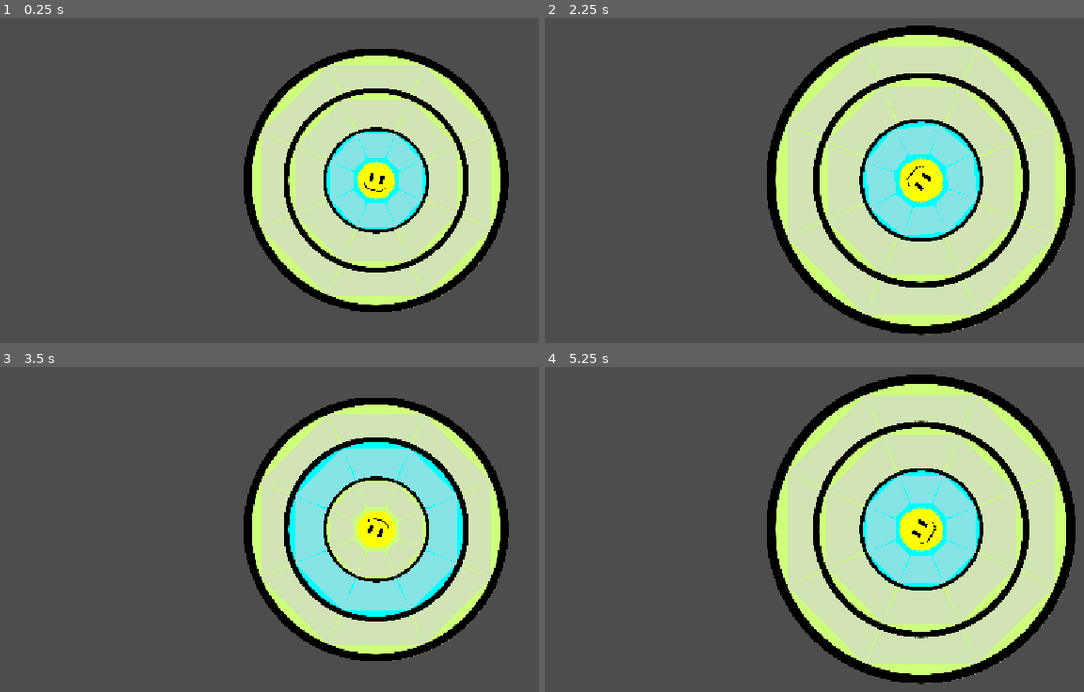
Above: before the commit, frames 1-4 (two rows, left to right).
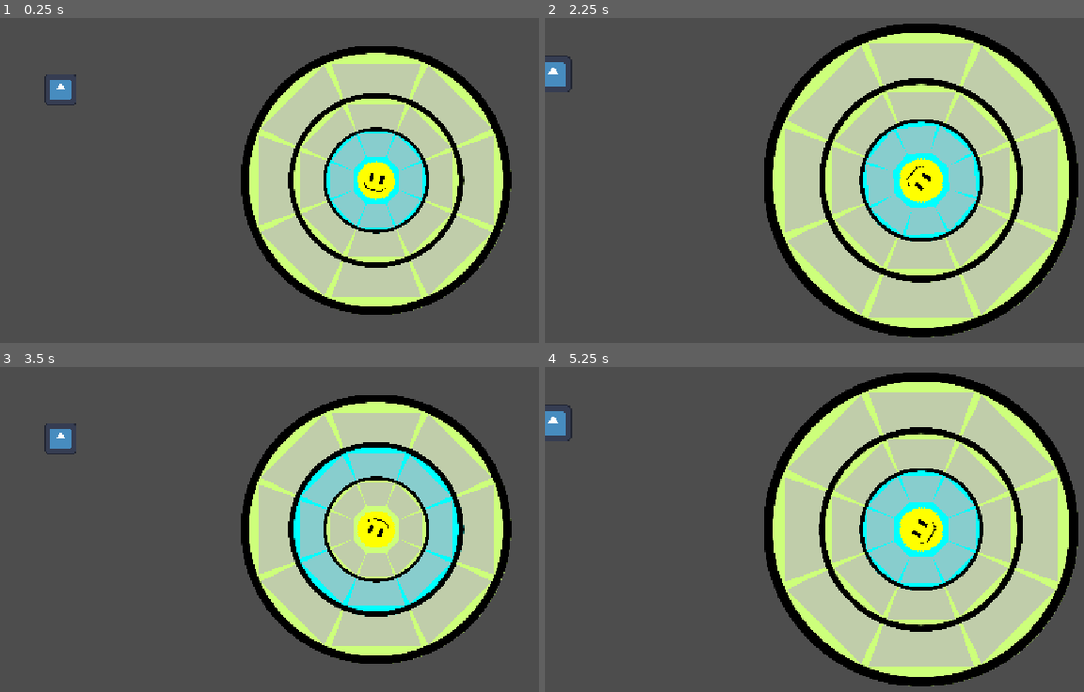
Above: after the commit, the same moments.

Repository: Xrainer101/around-the-bend
Game: Godot game, scene res://scenes/arena.tscn
Same seed, same stepped clock (60 frames per second), same inputs: the game is played once before the commit and once after it. The engine's default icon, where the game draws it, is replaced by a stand-in: a white triangle on a blue panel in a dark square.
Inputs (mouse positions are in pixels of both pictures, inside the frame that each line leads up to):
- Up to frame 1 (0.25 s): no input
- Up to frame 2 (2.25 s): tap Enter at 0.5 s; move the mouse to (outside the picture) at 0.52 s; press the mouse at (outside the picture) at 0.53 s; hold D (rotate_right) 0.53-1.28 s; move the mouse to (771, 203) at 1.27 s; release the mouse at (771, 203) at 1.28 s; hold S (ring_down) 1.28-2.03 s; click (771, 203) at 1.35 s; tap Space at 2 s; move the mouse to (997, 86) at 2.02 s; hold D (rotate_right) from 2.03 s (still down); hold Mouse wheel up (zoom_in) from 2.03 s (still down)
- Up to frame 3 (3.5 s): click (452, 435) at 2.3 s; tap Enter at 2.75 s; move the mouse to (339, 614) at 2.77 s; release D (rotate_right) at 2.78 s; release Mouse wheel up (zoom_in) at 2.78 s; hold W (ring_up) from 2.78 s (still down); tap Mouse wheel down (zoom_out) at 2.85 s; click (339, 614) at 3.05 s
- Up to frame 4 (5.25 s): tap Space at 3.5 s; move the mouse to (outside the picture) at 3.52 s; release W (ring_up) at 3.53 s; press the mouse at (outside the picture) at 3.53 s; hold A (rotate_left) 3.53-5.03 s; move the mouse to (695, 464) at 4.27 s; release the mouse at (695, 464) at 4.28 s; click (695, 464) at 4.35 s; tap Enter at 5 s; move the mouse to (960, 529) at 5.02 s; hold S (ring_down) from 5.03 s (still down); hold Mouse wheel up (zoom_in) from 5.03 s (still down)

The runs differ from the first frame. In frame 1, 9.1% of the frame differs, in the area x 8-95%, y 8-92%; in frame 2, 12%, in the area x 0-99%, y 1-99%; in frame 3, 9.1%; in frame 4, 12%.

Commit message:
Implemented dragging turrets into slots
- Implemented dragging turrets into slots
- Added game manager and turret drag handler autoloads
- Added sound effect files

Diff:
--- a/project.godot
+++ b/project.godot
@@ -15,10 +15,20 @@
 config/features=PackedStringArray("4.7", "GL Compatibility")
 config/icon="res://icon.svg"
 
+[autoload]
+
+GameManager="*uid://sxxacjecmm3r"
+TurretDragHandler="*uid://d3rf21suhyylu"
+
 [display]
 
 window/stretch/mode="canvas_items"
 window/stretch/aspect="expand"
+
+[global_group]
+
+Turrets="The turrets"
+Slots="Da slots"
 
 [input]
 
@@ -67,6 +77,10 @@
 ]
 }
 
+[layer_names]
+
+2d_physics/layer_1="Card"
+
 [physics]
 
 3d/physics_engine="Jolt Physics"
--- /dev/null
+++ b/resources/walnut.tres
@@ -0,0 +1,9 @@
+[gd_resource type="Resource" script_class="TurretStats" format=3 uid="uid://bg8f7sqnbhx7p"]
+
+[ext_resource type="Script" uid="uid://c3dxce8g36gg2" path="res://scripts/turret_stats.gd" id="1_x1uia"]
+
+[resource]
+script = ExtResource("1_x1uia")
+name = "Default"
+health = 15
+fire_rate = -1.0
--- a/scenes/arena.tscn
+++ b/scenes/arena.tscn
@@ -4,6 +4,7 @@
 [ext_resource type="Script" uid="uid://cs876whl6xkgi" path="res://scripts/spinner_collection.gd" id="1_wl4x5"]
 [ext_resource type="Script" uid="uid://dp36ogg0p62p7" path="res://scripts/camera.gd" id="1_xdvfk"]
 [ext_resource type="PackedScene" uid="uid://cr1qdstlmkdcl" path="res://scenes/happy_face.tscn" id="3_olpmc"]
+[ext_resource type="PackedScene" uid="uid://lxqiwbsdbbup" path="res://scenes/walnut.tscn" id="5_7ft05"]
 
 [node name="Arena" type="Node2D" unique_id=837838389]
 
@@ -15,11 +16,14 @@
 script = ExtResource("1_wl4x5")
 
 [node name="Spinner3" parent="SpinnerCollection" unique_id=1546856055 instance=ExtResource("1_e05a3")]
-scale = Vector2(2.5, 2.5)
+scale = Vector2(2.55, 2.55)
 
 [node name="Spinner2" parent="SpinnerCollection" unique_id=1805383202 instance=ExtResource("1_e05a3")]
-scale = Vector2(1.75, 1.75)
+scale = Vector2(1.65, 1.65)
 
 [node name="Spinner" parent="SpinnerCollection" unique_id=1466202440 instance=ExtResource("1_e05a3")]
 
 [node name="HappyFace" parent="." unique_id=1632146014 instance=ExtResource("3_olpmc")]
+
+[node name="Turret" parent="." unique_id=1557782138 instance=ExtResource("5_7ft05")]
+position = Vector2(-322, -93)
--- a/scenes/slot.tscn
+++ b/scenes/slot.tscn
@@ -1,11 +1,26 @@
 [gd_scene format=3 uid="uid://f7l4s1cbirl6"]
 
-[ext_resource type="Script" uid="uid://4k8lveat1q7d" path="res://scripts/slot.gd" id="1_4v6ba"]
+[ext_resource type="Script" uid="uid://4k8lveat1q7d" path="res://scripts/turret_slot.gd" id="1_4v6ba"]
 
-[node name="Slot" type="Node2D" unique_id=822835718]
+[sub_resource type="RectangleShape2D" id="RectangleShape2D_0th0j"]
+size = Vector2(26, 12)
+
+[node name="Slot" type="Node2D" unique_id=822835718 groups=["Slots"]]
 script = ExtResource("1_4v6ba")
 
 [node name="Polygon2D" type="Polygon2D" parent="." unique_id=322797768]
+position = Vector2(0, 6)
 scale = Vector2(0.15, 0.15)
-color = Color(0.8352941, 0.8352941, 0.8352941, 0.63529414)
-polygon = PackedVector2Array(-130, -80, 130, -80, 60, 80, -60, 80)
+color = Color(0.735, 0.735, 0.735, 0.733)
+polygon = PackedVector2Array(-120, -120, 120, -120, 66.666664, 33.33333, -66.666664, 33.33333)
+
+[node name="Area2D" type="Area2D" parent="." unique_id=1797855419 groups=["Slots"]]
+position = Vector2(0, -6)
+
+[node name="CollisionShape2D" type="CollisionShape2D" parent="Area2D" unique_id=1706883803]
+shape = SubResource("RectangleShape2D_0th0j")
+debug_color = Color(0.663508, 0.51322645, 7.70092e-07, 0.41960785)
+
+[connection signal="area_exited" from="Area2D" to="." method="_on_area_2d_area_exited"]
+[connection signal="mouse_entered" from="Area2D" to="." method="_on_area_2d_mouse_entered"]
+[connection signal="mouse_exited" from="Area2D" to="." method="_on_area_2d_mouse_exited"]
--- a/scenes/spinner.tscn
+++ b/scenes/spinner.tscn
@@ -30,7 +30,7 @@
 rotation = 1.5707964
 
 [node name="Slot4" parent="Slots" unique_id=143972485 instance=ExtResource("4_beaw0")]
-position = Vector2(25, 25)
+position = Vector2(25.000002, 25.000002)
 rotation = 2.3561945
 
 [node name="Slot5" parent="Slots" unique_id=1865254801 instance=ExtResource("4_beaw0")]
@@ -38,7 +38,7 @@
 rotation = 3.1415927
 
 [node name="Slot6" parent="Slots" unique_id=1655144235 instance=ExtResource("4_beaw0")]
-position = Vector2(-25, 25)
+position = Vector2(-25.000002, 25.000002)
 rotation = -2.3561945
 
 [node name="Slot7" parent="Slots" unique_id=2147080923 instance=ExtResource("4_beaw0")]
@@ -46,5 +46,5 @@
 rotation = -1.5707964
 
 [node name="Slot8" parent="Slots" unique_id=1062402877 instance=ExtResource("4_beaw0")]
-position = Vector2(-25, -25)
+position = Vector2(-25.000002, -25.000002)
 rotation = -0.7853982
--- /dev/null
+++ b/scenes/walnut.tscn
@@ -0,0 +1,27 @@
+[gd_scene format=3 uid="uid://lxqiwbsdbbup"]
+
+[ext_resource type="Script" uid="uid://bjkpu7oc0u7uw" path="res://scripts/turret.gd" id="1_x3mc5"]
+[ext_resource type="Resource" uid="uid://bg8f7sqnbhx7p" path="res://resources/walnut.tres" id="2_485p4"]
+[ext_resource type="Texture2D" uid="uid://cj2elhhss0ti1" path="res://icon.svg" id="2_el7wl"]
+
+[sub_resource type="CircleShape2D" id="CircleShape2D_ab64n"]
+radius = 15.033297
+
+[node name="walnut" type="Node2D" unique_id=1557782138 groups=["Turrets"]]
+z_index = 5
+script = ExtResource("1_x3mc5")
+stats = ExtResource("2_485p4")
+
+[node name="ShootSound" type="AudioStreamPlayer2D" parent="." unique_id=1203767323]
+
+[node name="Sprite2D" type="Sprite2D" parent="." unique_id=1707229720]
+scale = Vector2(0.25, 0.25)
+texture = ExtResource("2_el7wl")
+
+[node name="Area2D" type="Area2D" parent="." unique_id=1008692785 groups=["Turrets"]]
+
+[node name="CollisionShape2D" type="CollisionShape2D" parent="Area2D" unique_id=1023658285]
+shape = SubResource("CircleShape2D_ab64n")
+
+[connection signal="mouse_entered" from="Area2D" to="." method="_on_area_2d_mouse_entered"]
+[connection signal="mouse_exited" from="Area2D" to="." method="_on_area_2d_mouse_exited"]
--- a/scripts/slot.gd
+++ b/scripts/game_manager.gd
@@ -1,12 +1,11 @@
-class_name Turret_Slot extends Node2D
+extends Node
 
-var current_turret
-
-@onready var polygon: Polygon2D = $Polygon2D
+enum GameState {SETUP, FIGHT, PAUSE}
+@export var game_state: GameState
 
 # Called when the node enters the scene tree for the first time.
 func _ready() -> void:
-	polygon.color = Color(0.835, 0.835, 0.835, 0.635)
+	game_state = GameState.SETUP
 	pass # Replace with function body.
 
 
--- a/scripts/spinner.gd
+++ b/scripts/spinner.gd
@@ -1,3 +1,4 @@
+@icon("res://assets/Sprites/WhiteCircle.png")
 class_name Spinner extends Node2D
 
 @export var target_angle : float = 0.0
--- a/scripts/spinner_collection.gd
+++ b/scripts/spinner_collection.gd
@@ -15,7 +15,7 @@
 	currIndex = spinners.size() - 1
 	currSpinner = spinners[currIndex]
 	currSpinner.sprite.self_modulate = Color(0.0, 1.0, 1.0)
-	print(currIndex)
+	# print(currIndex)
 
 
 # Called every frame. 'delta' is the elapsed time since the previous frame.
@@ -34,4 +34,4 @@
 	currIndex = clamp(currIndex + direction, 0, spinners.size() - 1)
 	currSpinner = spinners[currIndex]
 	currSpinner.sprite.self_modulate = Color(0.0, 1.0, 1.0)
-	print(currIndex)
+	# print(currIndex)
--- /dev/null
+++ b/scripts/turret.gd
@@ -0,0 +1,65 @@
+class_name Turret extends Node2D
+
+@export var stats : TurretStats
+# @export var projectile : Projectile
+@onready var sprite: Sprite2D = $Sprite2D
+
+var health: int
+var damage: int
+var fire_rate: float
+
+var original_pos: Vector2
+var fire_timer: float = 0
+var is_grabbed: bool = false
+var hovering: bool = false
+
+# Called when the node enters the scene tree for the first time.
+func _ready() -> void:
+	health = stats.health
+	damage = stats.damage
+	fire_rate = stats.fire_rate
+	original_pos = position
+	pass # Replace with function body.
+
+
+# Called every frame. 'delta' is the elapsed time since the previous frame.
+func _process(delta: float) -> void:
+	match GameManager.game_state:
+		GameManager.GameState.SETUP:
+			if is_grabbed:
+				var mouse_pos = get_global_mouse_position()
+				global_position = mouse_pos
+		GameManager.GameState.FIGHT:
+			if(fire_rate >= 0 and fire_timer <= 0):
+				fire_timer = fire_rate
+				fire()
+			fire_timer -= delta
+			# Should move all attack handling into a separate AttackComponent that can be used for both turrets and enemies
+		_:
+			print("Uh oh")
+
+func _input(event: InputEvent) -> void:
+	if hovering:
+		if event.is_action_pressed("left_click"):
+			is_grabbed = true
+			TurretDragHandler.turret_dragged = self
+		elif event.is_action_released("left_click"):
+			# print("Left click released")
+			is_grabbed = false
+			TurretDragHandler.turret_dragged = null
+			if(TurretDragHandler.curr_slot):
+				TurretDragHandler.curr_slot.place(self)
+			else:
+				position = original_pos
+
+func fire():
+	pass
+
+func _on_area_2d_mouse_entered() -> void:
+	hovering = true
+	sprite.self_modulate = Color(1.0, 0.78, 0.78)
+
+func _on_area_2d_mouse_exited() -> void:
+	if !is_grabbed:
+		hovering = false
+		sprite.self_modulate = Color.WHITE
--- /dev/null
+++ b/scripts/turret_drag_handler.gd
@@ -0,0 +1,23 @@
+extends Node2D
+
+
+
+var turret_dragged : Turret
+var curr_slot : TurretSlot
+var mouse_pos : Vector2
+
+# Called when the node enters the scene tree for the first time.
+func _ready() -> void:
+	pass # Replace with function body.
+
+
+# Called every frame. 'delta' is the elapsed time since the previous frame.
+func _process(delta: float) -> void:
+	pass
+
+func set_slot(slot : TurretSlot):
+	if(curr_slot):
+		curr_slot.polygon.color = Color(0.735, 0.735, 0.735, 0.733)
+		curr_slot.area.monitoring = true
+	curr_slot = slot
+	curr_slot.polygon.color = Color(0.681, 0.486, 0.894, 0.796)
--- /dev/null
+++ b/scripts/turret_slot.gd
@@ -0,0 +1,42 @@
+class_name TurretSlot extends Node2D
+
+var current_turret: Turret
+
+@onready var polygon: Polygon2D = $Polygon2D
+@onready var area: Area2D = $Area2D
+
+# Called when the node enters the scene tree for the first time.
+func _ready() -> void:
+	polygon.color = Color(0.735, 0.735, 0.735, 0.733)
+	area.monitorable = true
+	pass # Replace with function body.
+
+
+# Called every frame. 'delta' is the elapsed time since the previous frame.
+func _process(delta: float) -> void:
+	pass
+
+func place(turret: Turret):
+	turret.reparent(self)
+	print(get_parent().get_parent().scale)
+	turret.position = area.position
+	turret.original_pos = turret.position
+	turret.rotation = 0
+	area.monitorable = false
+	polygon.color = Color(0.463, 0.58, 0.894, 0.796)
+
+func _on_area_2d_area_exited(area: Area2D) -> void:
+	# polygon.color = Color(0.735, 0.735, 0.735, 0.733)
+	pass
+
+func _on_area_2d_mouse_entered() -> void:
+	if TurretDragHandler.turret_dragged:
+		TurretDragHandler.set_slot(self)
+	pass
+
+func _on_area_2d_mouse_exited() -> void:
+	if TurretDragHandler.turret_dragged:
+		polygon.color = Color(0.735, 0.735, 0.735, 0.733)
+		if TurretDragHandler.curr_slot == self:
+			TurretDragHandler.curr_slot = null
+	pass # Replace with function body.
--- /dev/null
+++ b/scripts/turret_stats.gd
@@ -0,0 +1,13 @@
+class_name TurretStats extends Resource
+
+@export var name: String
+@export var health: int
+@export var damage: int
+## Set below 0 (to something like -1) if turret doesn't fire regularly
+@export var fire_rate: float
+
+func _init(p_name: String = "Default", p_health: int = 5, p_damage: int = 10, p_fire_rate: float = 0.5):
+	name = p_name
+	health = p_health
+	damage = p_damage
+	fire_rate = p_fire_rate
Not shown, added: assets/Jingles/GameOver4.wav.import
Not shown, added: assets/Jingles/Success4.wav.import
Not shown, added: assets/SFX/Alert3.wav.import
Not shown, added: assets/SFX/Alert4.wav.import
Not shown, added: assets/SFX/Hit1.wav.import
Not shown, added: assets/SFX/Hit2.wav.import
Not shown, added: assets/SFX/Hit7.wav.import
Not shown, added: assets/SFX/Impact2.wav.import
Not shown, added: assets/SFX/Impact4.wav.import
Not shown, added: scripts/game_manager.gd.uid
Not shown, added: scripts/turret.gd.uid
Not shown, added: scripts/turret_drag_handler.gd.uid
(and 11 more such lines)
